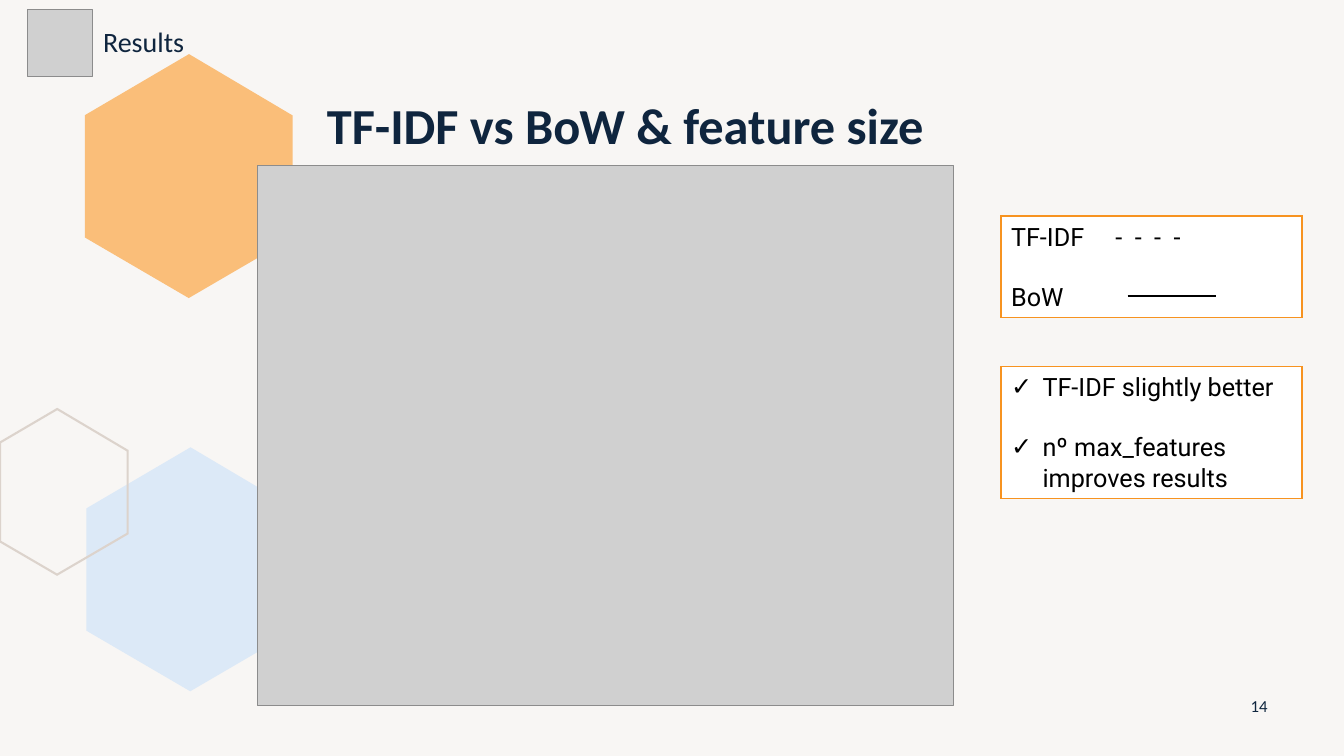
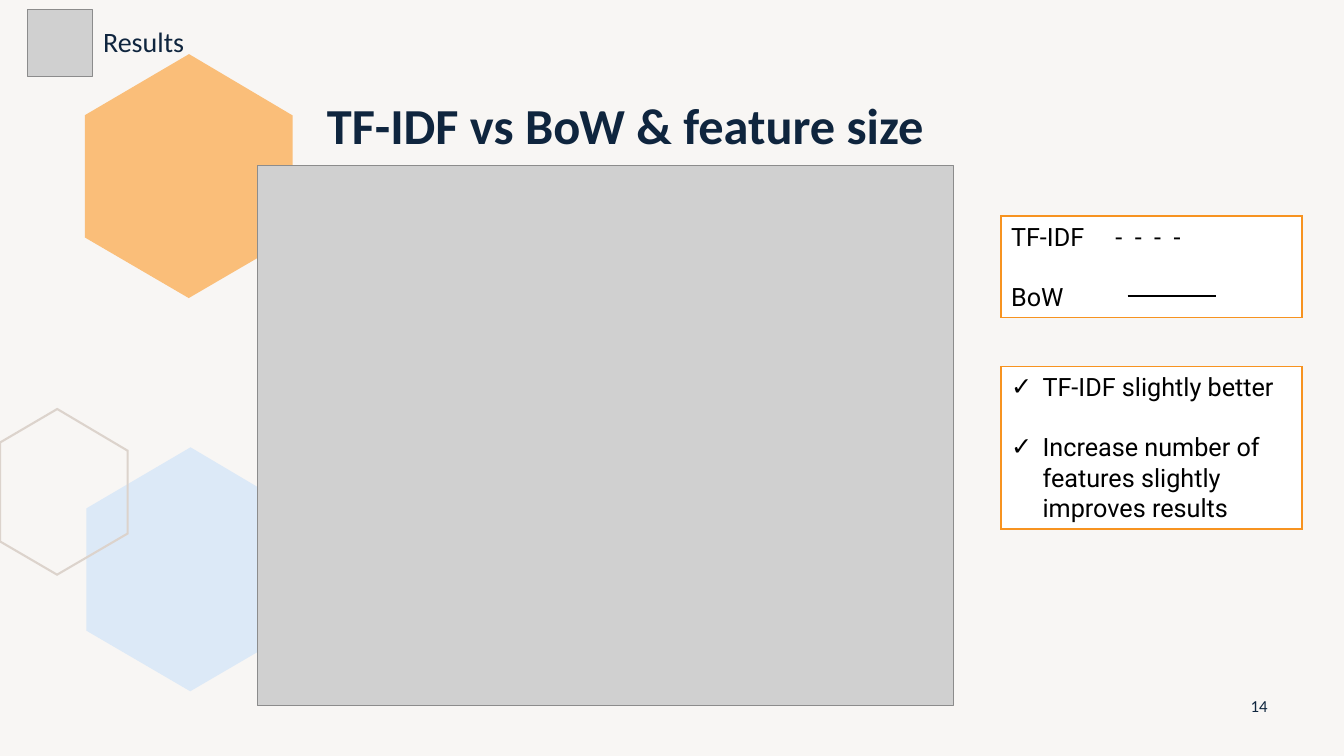
Before and after one commit to marti1999/TFG, a slide deck: slide 14 of informes/entrega final/presentation.pptx. Drawn at 1344x756 pixels with LibreOffice and Linux fonts; fonts in the diff are those of the drawing; grey boxes stand for pictures. Boxes give left, top, right and bottom in pixels: in the first picture for what was removed or moved away, otherwise in the second. Text is boxed around its words. In the diff, an @@ line names an element or a change of style, - is before the commit and + after.

```diff
--- a/informes/entrega final/presentation.pptx
+++ b/informes/entrega final/presentation.pptx
@@ rectangle "TF-IDF slightly better": place and size @@
-rectangle "TF-IDF slightly better" at <box>1001,366,1303,498</box>
+rectangle "TF-IDF slightly better" at <box>1001,366,1303,529</box>
@@ text in rectangle at <box>1043,437,1260,522</box>: text changed @@
-✓ nº max_features improves results
+✓ Increase number of features slightly improves results
```
Also in this commit, not shown: 4 other slides changed, 1 slide added, 1 other file.
